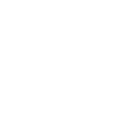
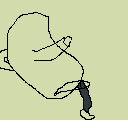
Layers edited between the first and the second 128 × 128 image:
showed group "GrupoDoce" (4 layers) over left=0, top=12, right=105, bottom=120
painted on "SeisIzquierdo #1" over left=54, top=75, right=105, bottom=96
painted on "SeisDerecho #1" over left=54, top=80, right=95, bottom=120
added layer "Piso" over left=0, top=0, right=128, bottom=120
